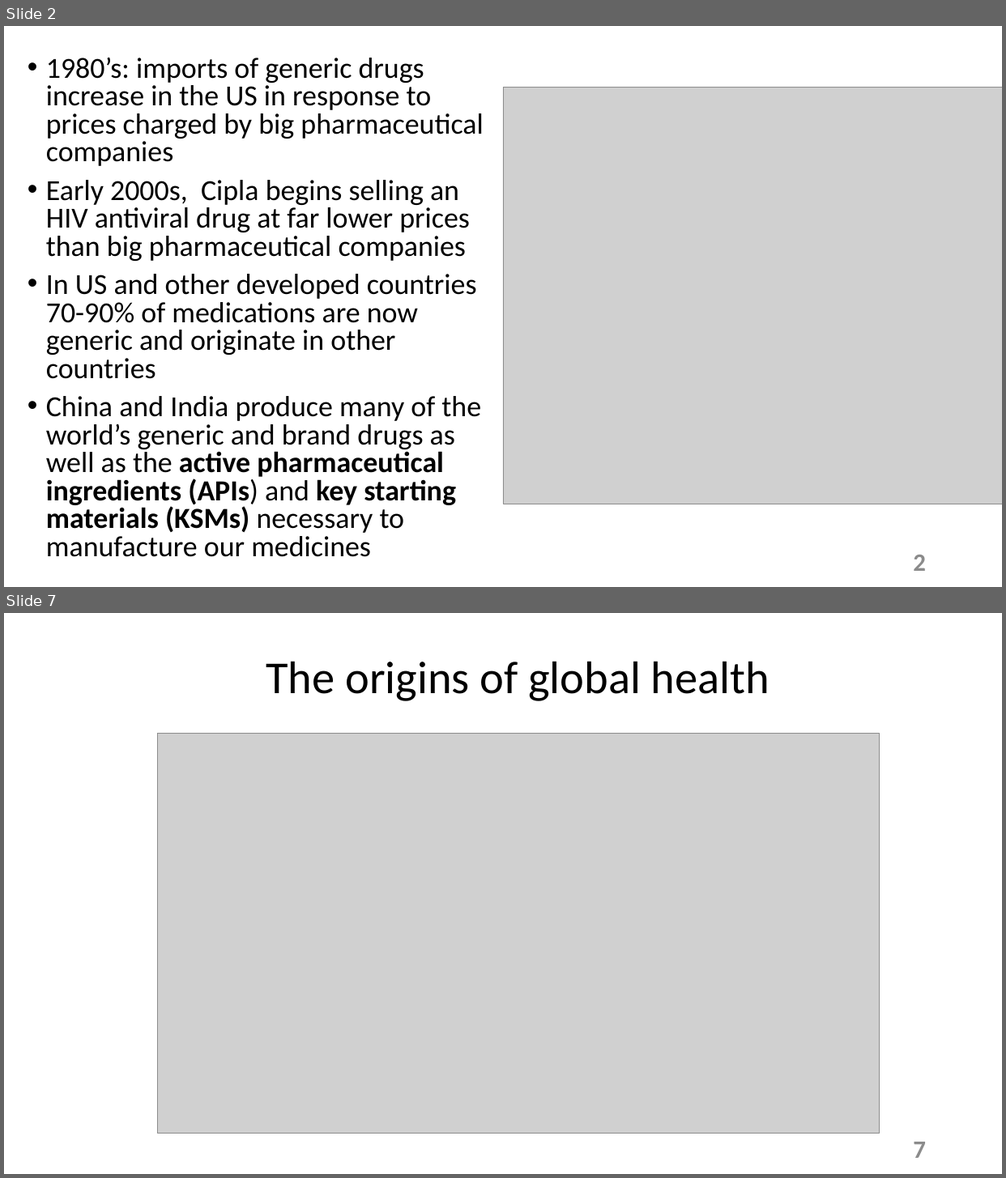
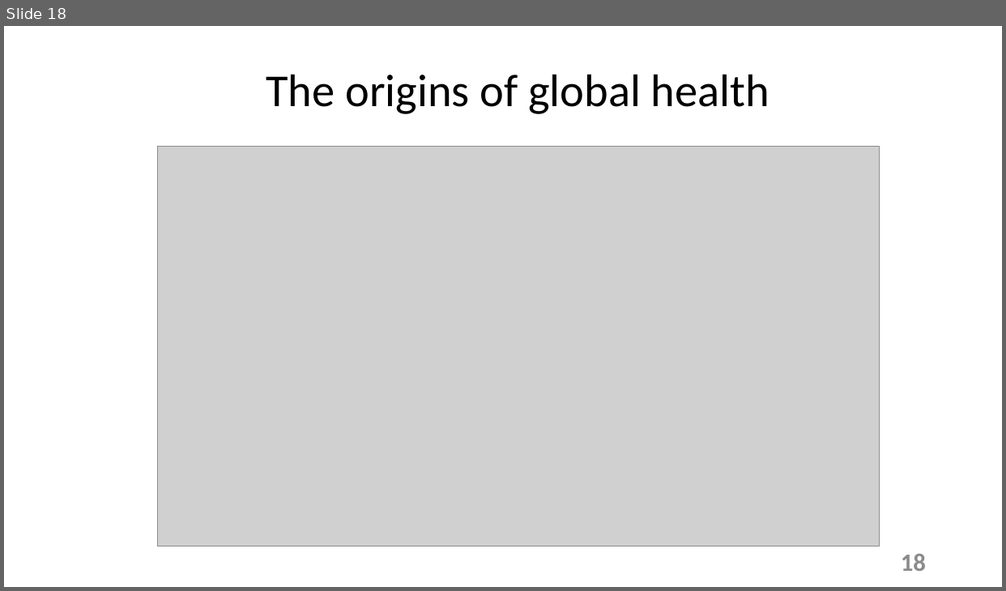
Before and after one commit to tstallins/tstallins.github.io, a slide deck: courses/261/introonline.pptx. Shown one above the other, each under a label of ours: slides 2 and 7 before the commit, slide 18 after it; the slides between them are not shown. The pictures are 1006x1178 and 1006x591 pixels, drawn with LibreOffice and Linux fonts; fonts in the diff are those of the drawing; grey boxes stand for pictures. Boxes give left, top, right and bottom in pixels: in the first picture for what was removed or moved away, otherwise in the second. Text is boxed around its words. In the diff, an @@ line names an element or a change of style, - is before the commit and + after.

```diff
--- a/courses/261/introonline.pptx
+++ b/courses/261/introonline.pptx
@@ slide 2 removed at [4,26,1002,587], background #FFFFFF @@
@@ text removed at [46,57,483,557] @@
-• 1980’s: imports of generic drugs increase in the US in response to prices charged by big pharmaceutical companies
-• Early 2000s, Cipla begins selling an HIV antiviral drug at far lower prices than big pharmaceutical companies
-• In US and other developed countries 70-90% of medications are now generic and originate in other countries
-• China and India produce many of the world’s generic and brand drugs as well as the active pharmaceutical ingredients (APIs) and key starting materials (KSMs) necessary to manufacture our medicines
@@ picture removed at [503,88,1002,505] @@
@@ page number removed at [913,555,926,571] @@
-2
@@ what was slide 7 is now slide 18 @@
@@ page number at [901,554,926,571]: text changed @@
-7
+18
```
Also in this commit, not shown: 17 slides added, 5 other slides removed, 1 other file.
